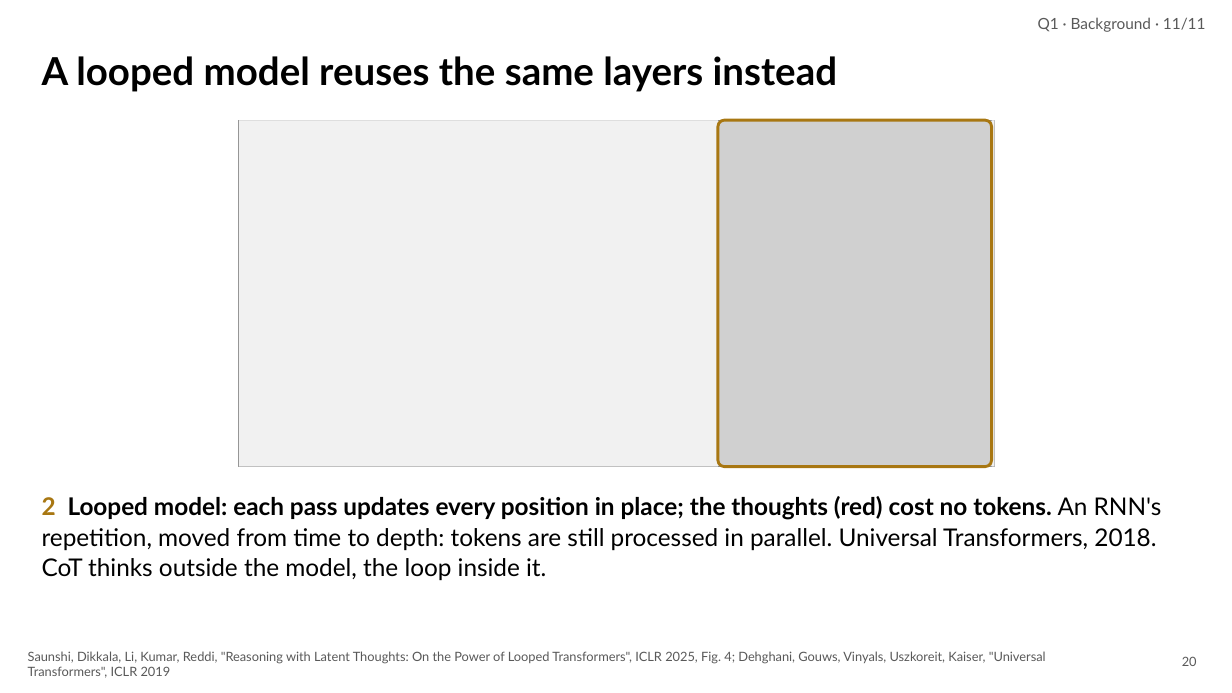
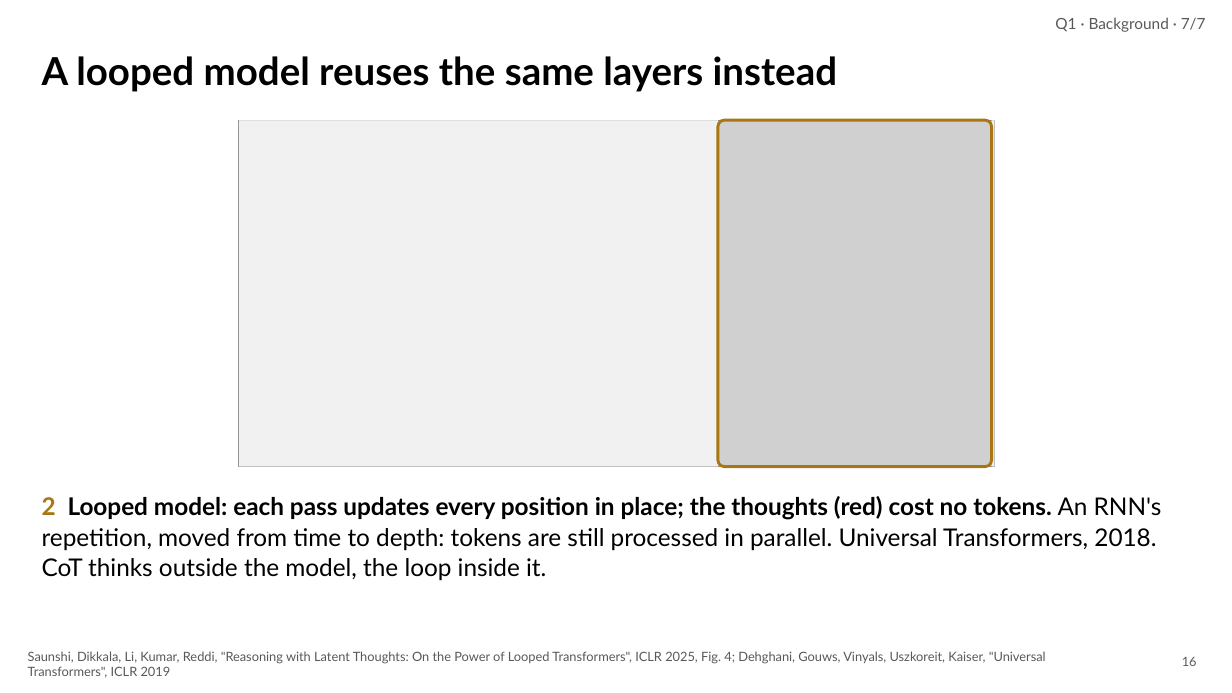
Before and after one commit to irregular6612/agi-hw2, a slide deck: slide 16 of build/out/looped-transformers.pptx (slide 20 before the commit). Drawn at 1232x693 pixels with LibreOffice and Linux fonts; fonts in the diff are those of the drawing; grey boxes stand for pictures. Boxes give left, top, right and bottom in pixels: in the first picture for what was removed or moved away, otherwise in the second. Text is boxed around its words. In the diff, an @@ line names an element or a change of style, - is before the commit and + after.

```diff
--- a/build/out/looped-transformers.pptx
+++ b/build/out/looped-transformers.pptx
@@ text at (x1=1055, y1=17, x2=1206, y2=32): text changed @@
-Q1 · Background · 11/11
+Q1 · Background · 7/7
@@ page number at (x1=1182, y1=657, x2=1197, y2=666): text changed @@
-20
+16
```
Also in this commit, not shown: 21 other slides changed, 2 slides added, 5 slides removed, 13 other files.
